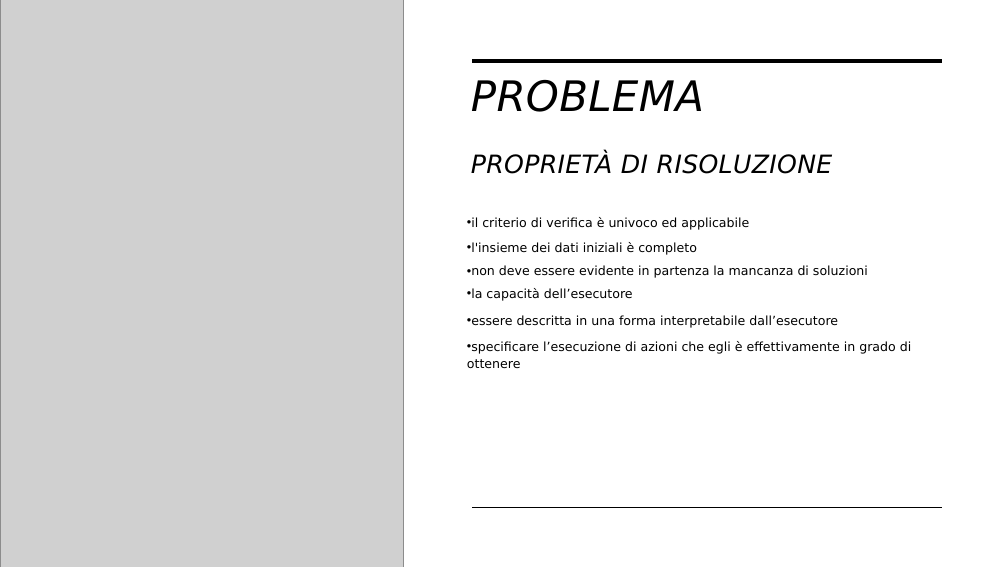
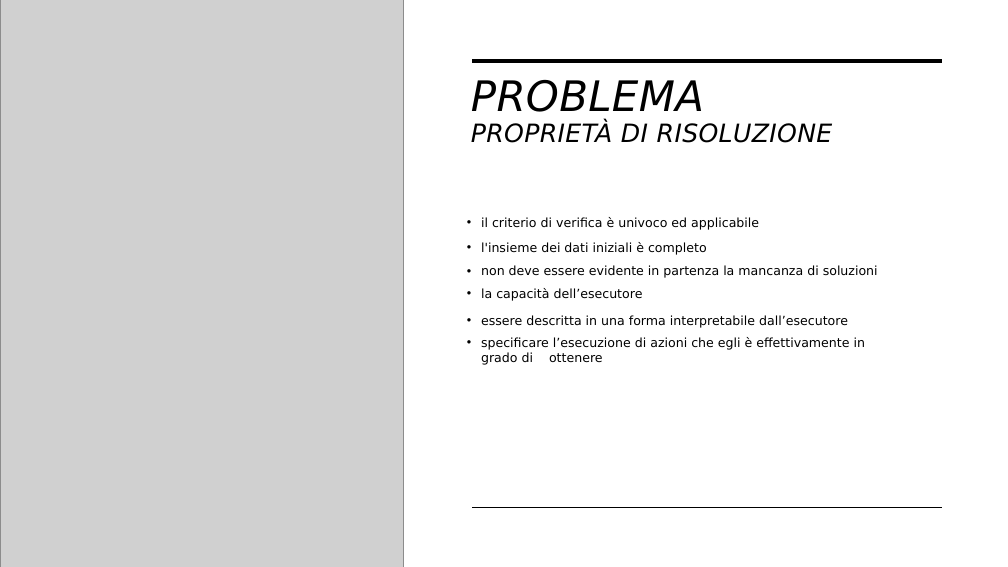
Before and after one commit to ViniciusJMoreira/corso-ifts, a slide deck: slide 32 of IFTS_Fondamenti_di_Programmazione_e_ingegnieria_del_software.pptx (slide 29 before the commit). Drawn at 1008x567 pixels with LibreOffice and Linux fonts; fonts in the diff are those of the drawing; grey boxes stand for pictures. Boxes give left, top, right and bottom in pixels: in the first picture for what was removed or moved away, otherwise in the second. Text is boxed around its words. In the diff, an @@ line names an element or a change of style, - is before the commit and + after.

```diff
--- a/IFTS_Fondamenti_di_Programmazione_e_ingegnieria_del_software.pptx
+++ b/IFTS_Fondamenti_di_Programmazione_e_ingegnieria_del_software.pptx
@@ title "PROBLEMA PROPRIETÀ DI RISOLUZIONE" rewrapped from (x1=471, y1=80, x2=833, y2=174) to (x1=471, y1=80, x2=833, y2=143) @@
@@ indent changed in 5 elements at (x1=481, y1=217, x2=759, y2=230), (x1=481, y1=242, x2=707, y2=255), (x1=481, y1=265, x2=878, y2=278), (x1=481, y1=288, x2=643, y2=301), (x1=481, y1=315, x2=848, y2=328) @@
@@ text "specificare l’esecuzione di azioni che ..." at (x1=481, y1=337, x2=865, y2=365): indent changed; line spacing 1.1 to 1; less space between paragraphs @@
```
Also in this commit, not shown: 12 other slides changed, 5 slides added, 3 other files.
